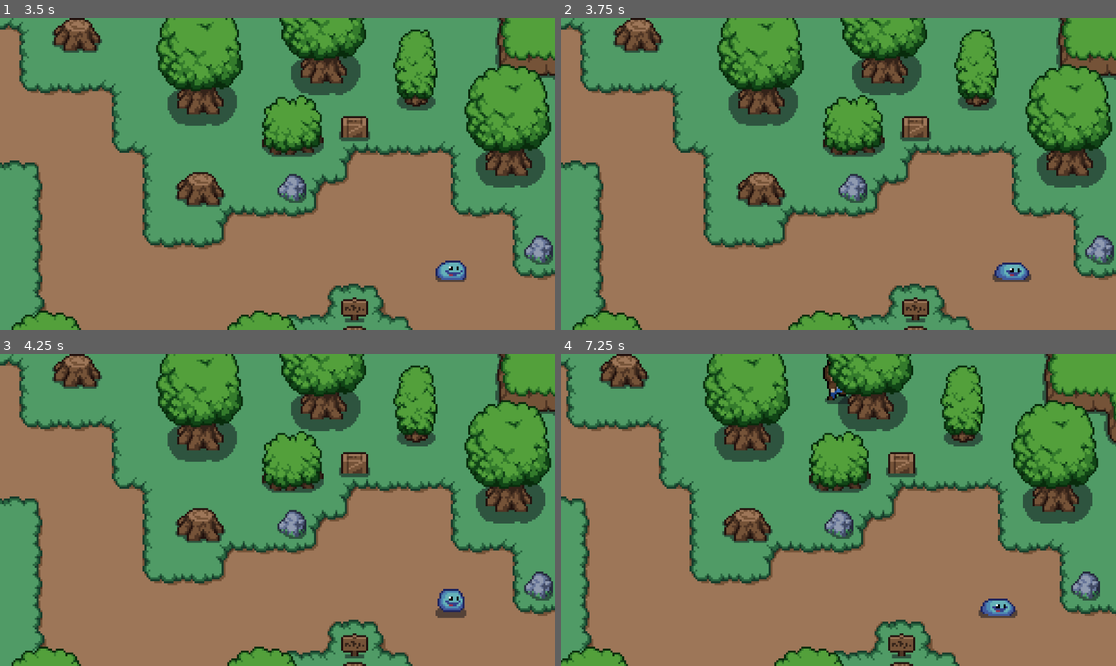
Above: before the commit, frames 1-4 (two rows, left to right).
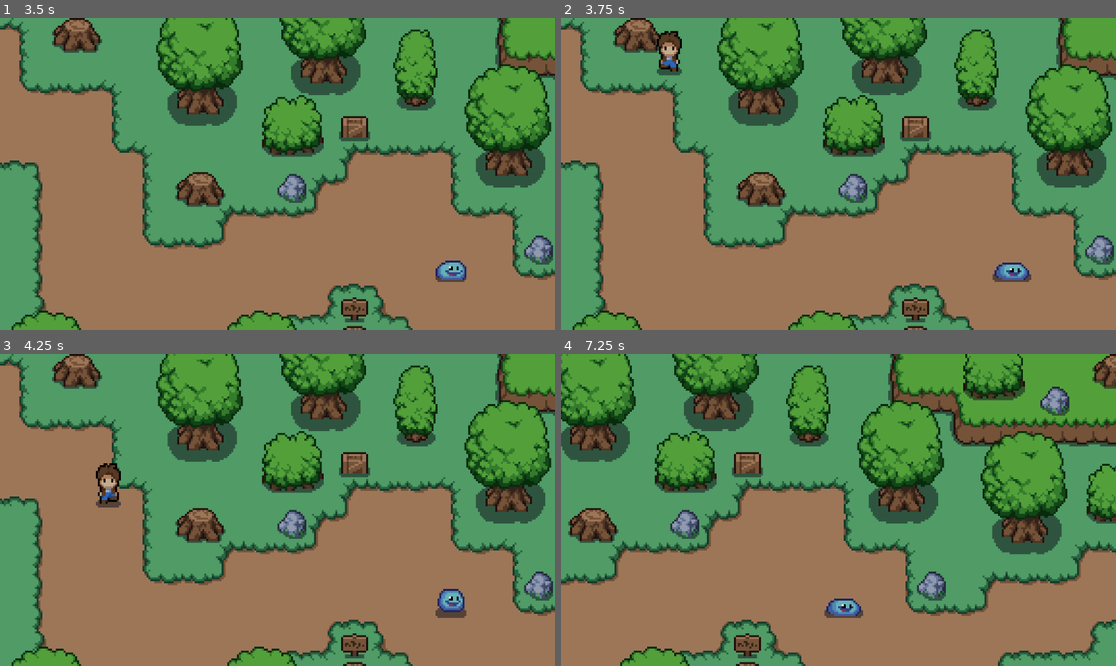
Above: after the commit, the same moments.

Repository: code1iners/free-rpg
Game: Godot game, scene res://scenes/world.tscn
Two runs of this game, one before a commit and one after it. Both use one fixed random seed, a clock stepped at 60 frames per second and the inputs below. The project has no main scene, so this scene is started directly.
Inputs:
- Up to frame 1 (3.5 s): hold Up (ui_up) 0.53-2.03 s; tap E (attack) every 0.75 s from 0.6 to 2.85 s; hold Left (ui_left) from 2.03 s (still down)
- Up to frame 2 (3.75 s): tap Enter at 3.5 s; release Left (ui_left) at 3.53 s; hold Down (ui_down) from 3.53 s (still down); tap E (attack) at 3.6 s
- Up to frame 3 (4.25 s): keep holding Down (ui_down)
- Up to frame 4 (7.25 s): release Down (ui_down) at 4.28 s; hold Right (ui_right) 4.28-5.03 s; tap E (attack) every 0.75 s from 4.35 to 6.6 s; hold Up (ui_up) 5.03-5.78 s; hold Right (ui_right) from 5.78 s (still down)

Frame 1 is identical in both runs. In frame 2, 0.5% of the frame differs, in the area x 17-22%, y 4-19%; in frame 3, 0.5%; in frame 4, 69%, in the area x 0-100%, y 0-100%.

Commit message:
Implemented collisions

Diff:
--- /dev/null
+++ b/scenes/cliff_side.tscn
@@ -0,0 +1,3 @@
+[gd_scene format=3 uid="uid://kqvno763qwip"]
+
+[node name="cliff_side" type="Node2D"]
--- a/scenes/world.tscn
+++ b/scenes/world.tscn
@@ -167,3 +167,8 @@
 
 [node name="enemy" parent="." instance=ExtResource("5_q65gk")]
 position = Vector2(234, 129)
+
+[node name="collisions" type="StaticBody2D" parent="."]
+
+[node name="CollisionPolygon2D" type="CollisionPolygon2D" parent="collisions"]
+polygon = PackedVector2Array(1, 0, 195, 0, 195, -21, 235, -21, 235, -1, 258, 0, 259, 30, 285, 29, 290, 31, 291, 43, 295, 49, 400, 49, 401, 209, 0, 209, -1, -36, -45, 6, -50, 221, 0, 268, 397, 261, 458, 221, 459, -13, 389, -78, 20, -80, 1, -38)
